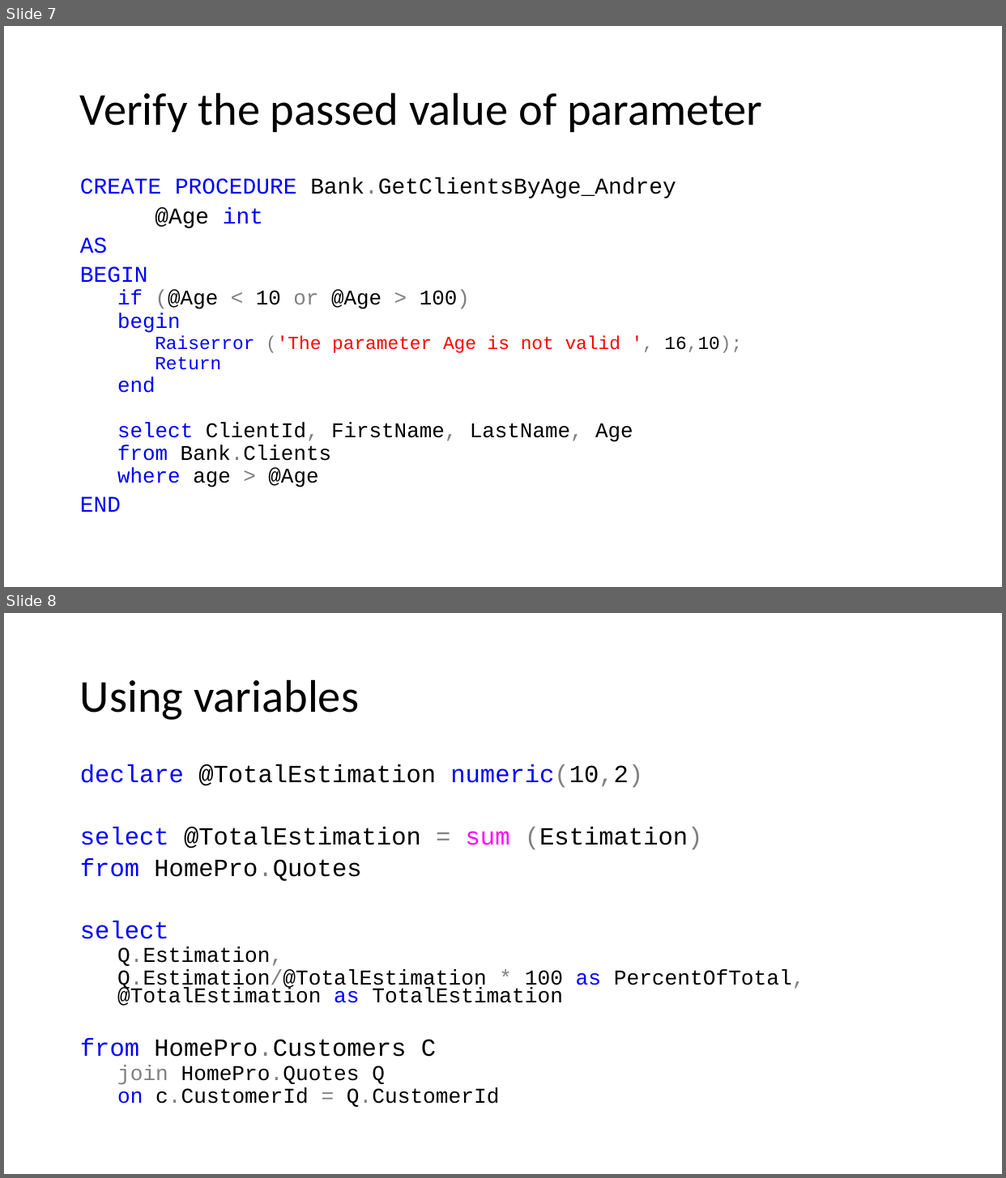
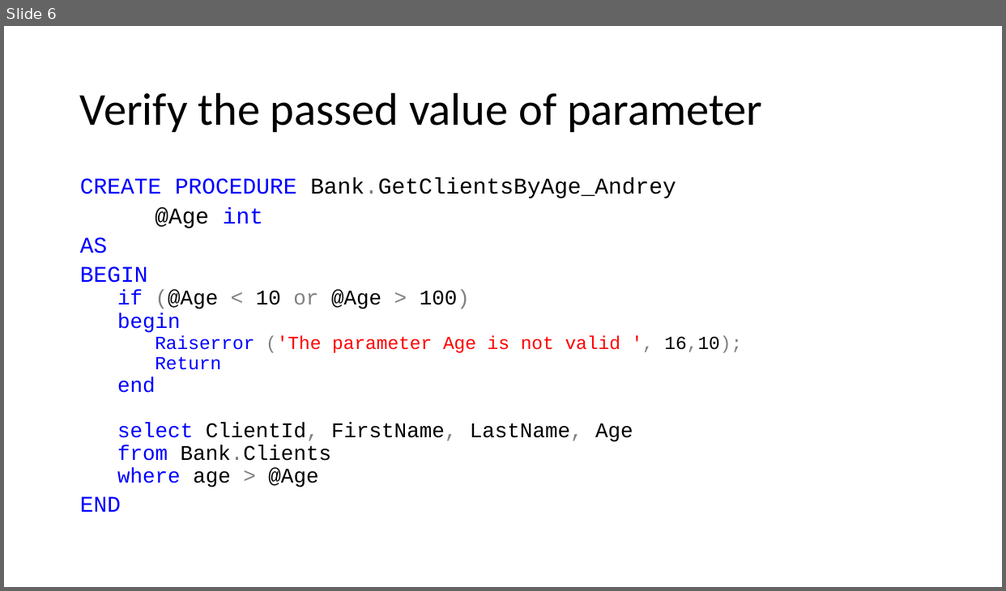
Before and after one commit to Andriisu/DatabaseLessons, a slide deck: Lesson3/StoredProcedures.pptx. Shown one above the other, each under a label of ours: slides 7 and 8 before the commit, slide 6 after it. The pictures are 1006x1178 and 1006x591 pixels, drawn with LibreOffice and Linux fonts; fonts in the diff are those of the drawing. Boxes give left, top, right and bottom in pixels: in the first picture for what was removed or moved away, otherwise in the second. Text is boxed around its words. In the diff, an @@ line names an element or a change of style, - is before the commit and + after.

```diff
--- a/Lesson3/StoredProcedures.pptx
+++ b/Lesson3/StoredProcedures.pptx
@@ slide 8 removed at <box>4,613,1002,1174</box>, background #FFFFFF @@
@@ title removed at <box>80,679,359,720</box> @@
-Using variables
@@ text removed at <box>80,764,805,1107</box> @@
-declare @TotalEstimation numeric(10,2)
-select @TotalEstimation = sum (Estimation)
-from HomePro.Quotes
-select
-  Q.Estimation,
-  Q.Estimation/@TotalEstimation * 100 as PercentOfTotal, @TotalEstimation as TotalEstimation
-from HomePro.Customers C
-  join HomePro.Quotes Q
-  on c.CustomerId = Q.CustomerId
@@ what was slide 7 is now slide 6 @@
```
Also in this commit, not shown: 3 other slides removed, 2 other files.
